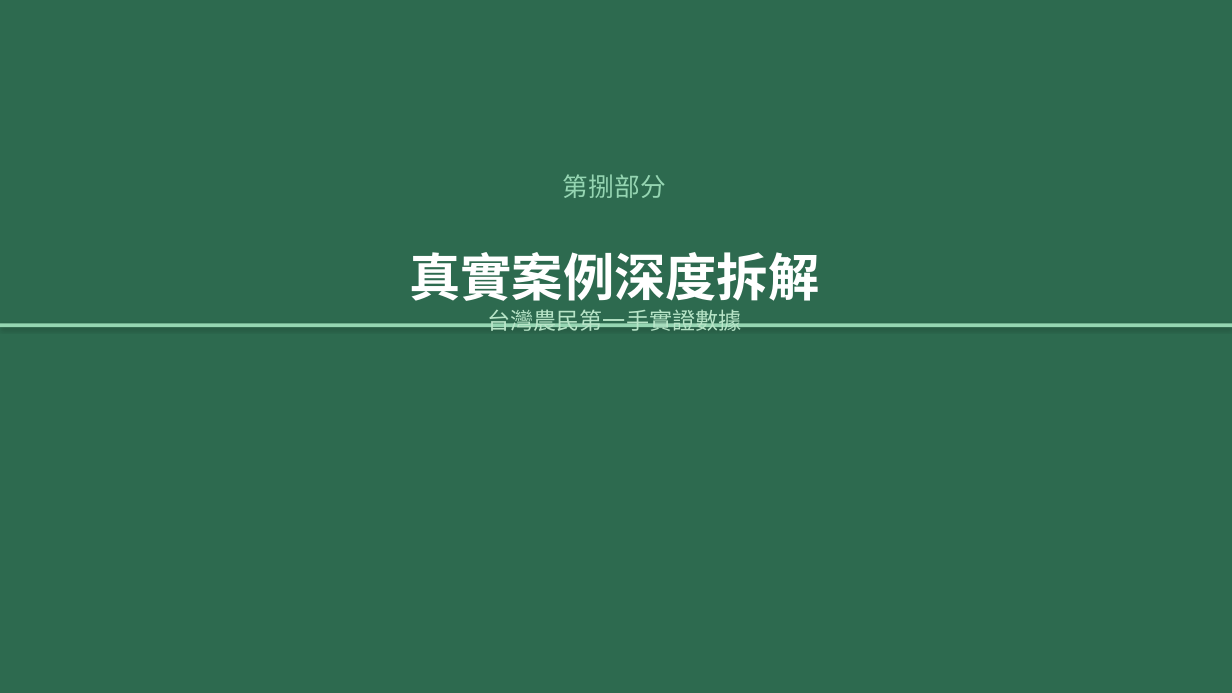
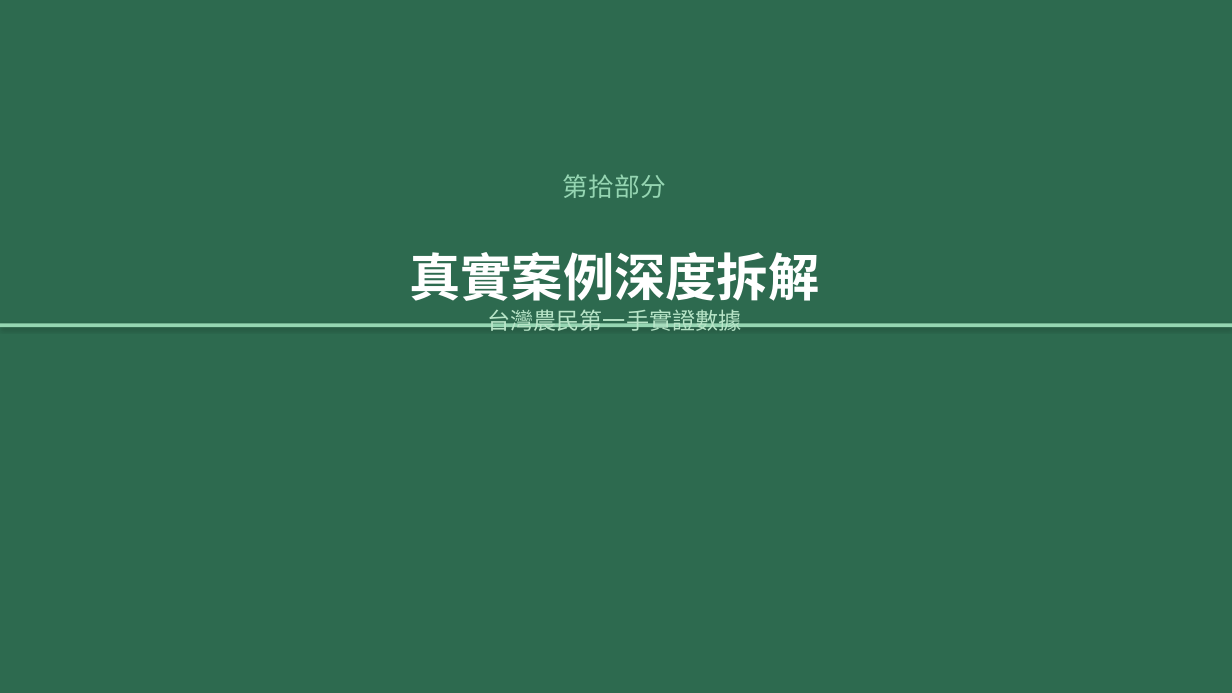
Before and after one commit to waiaoinfo-create/em-photosynthetic-farm, a slide deck: slide 30 of EM菌與光合菌農場實務手冊.pptx (slide 24 before the commit). Drawn at 1232x693 pixels with LibreOffice and Linux fonts; fonts in the diff are those of the drawing. Boxes give left, top, right and bottom in pixels: in the first picture for what was removed or moved away, otherwise in the second. Text is boxed around its words. In the diff, an @@ line names an element or a change of style, - is before the commit and + after.

```diff
--- a/EM菌與光合菌農場實務手冊.pptx
+++ b/EM菌與光合菌農場實務手冊.pptx
@@ text at [563, 174, 666, 198]: text changed @@
-第捌部分
+第拾部分
```
Also in this commit, not shown: 3 other slides changed, 6 slides added, 2 other files.
